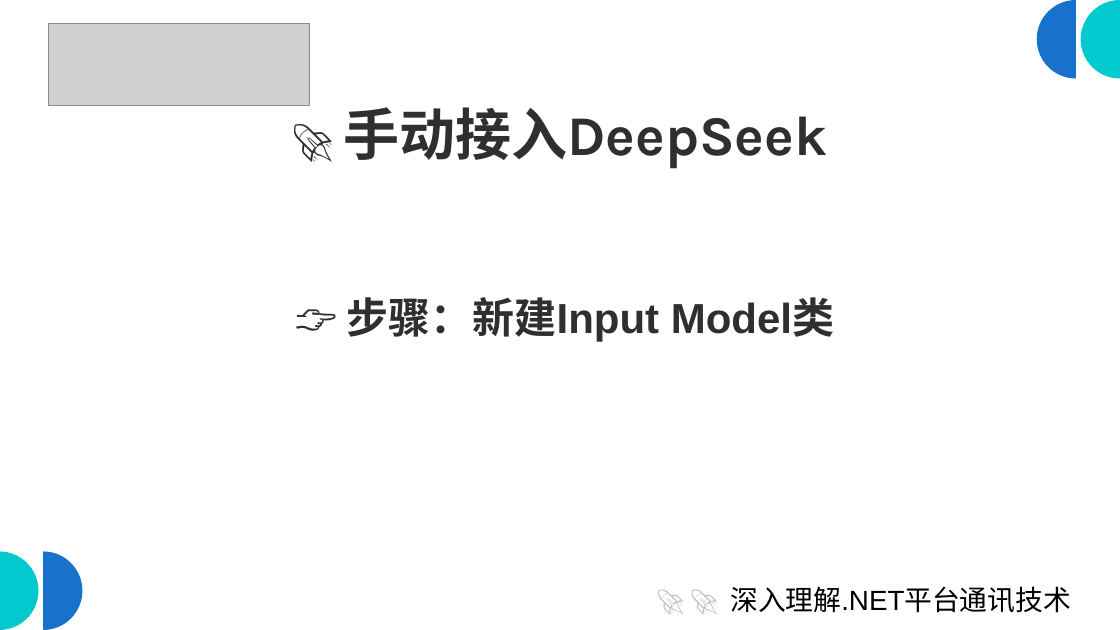
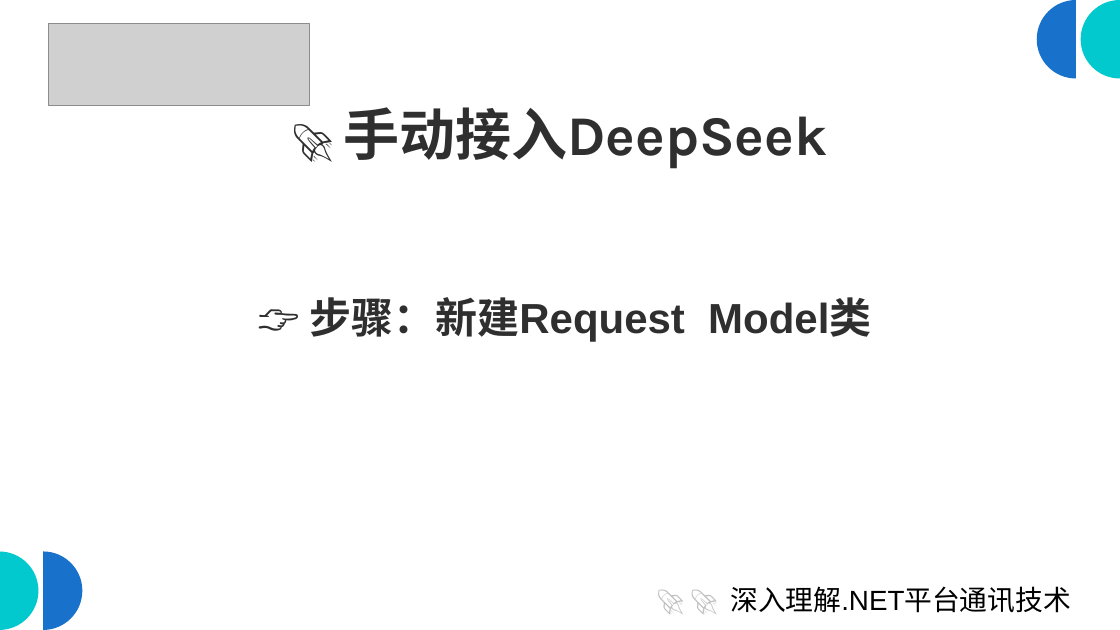
Before and after one commit to scottfly189/dotnet_net_course, a slide deck: slide 6 of src/4.DeepseekDemo/deep_seek.odp (slide 7 before the commit). Drawn at 1120x630 pixels with LibreOffice and Linux fonts; fonts in the diff are those of the drawing; grey boxes stand for pictures. Boxes give left, top, right and bottom in pixels: in the first picture for what was removed or moved away, otherwise in the second. Text is boxed around its words. In the diff, an @@ line names an element or a change of style, - is before the commit and + after.

```diff
--- a/src/4.DeepseekDemo/deep_seek.odp
+++ b/src/4.DeepseekDemo/deep_seek.odp
@@ text at box(309, 297, 871, 342): text changed @@
-👉 步骤：新建Input Model类
+👉 步骤：新建Request Model类
```
Also in this commit, not shown: 3 other slides changed, 1 slide removed.
